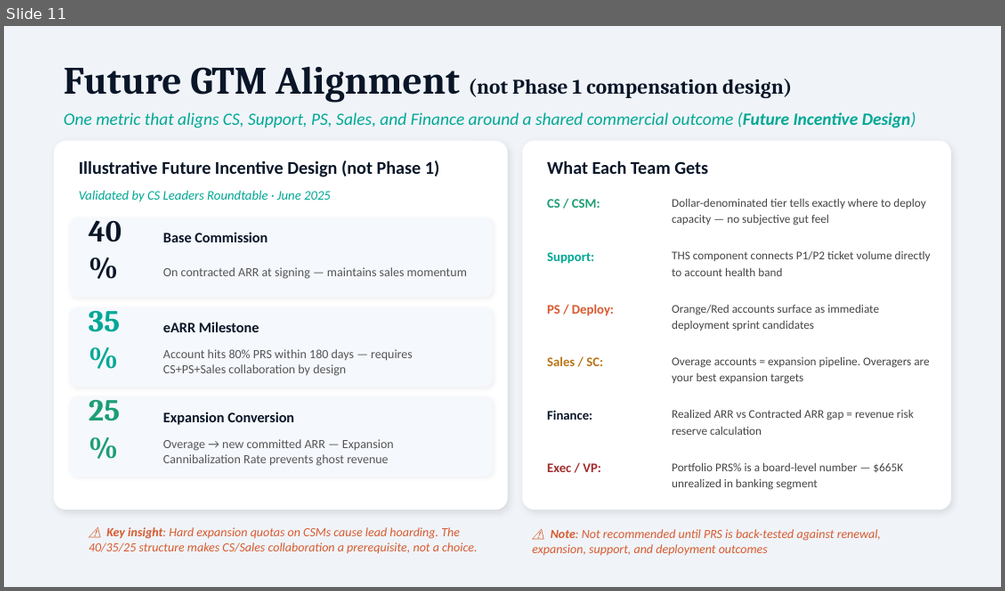
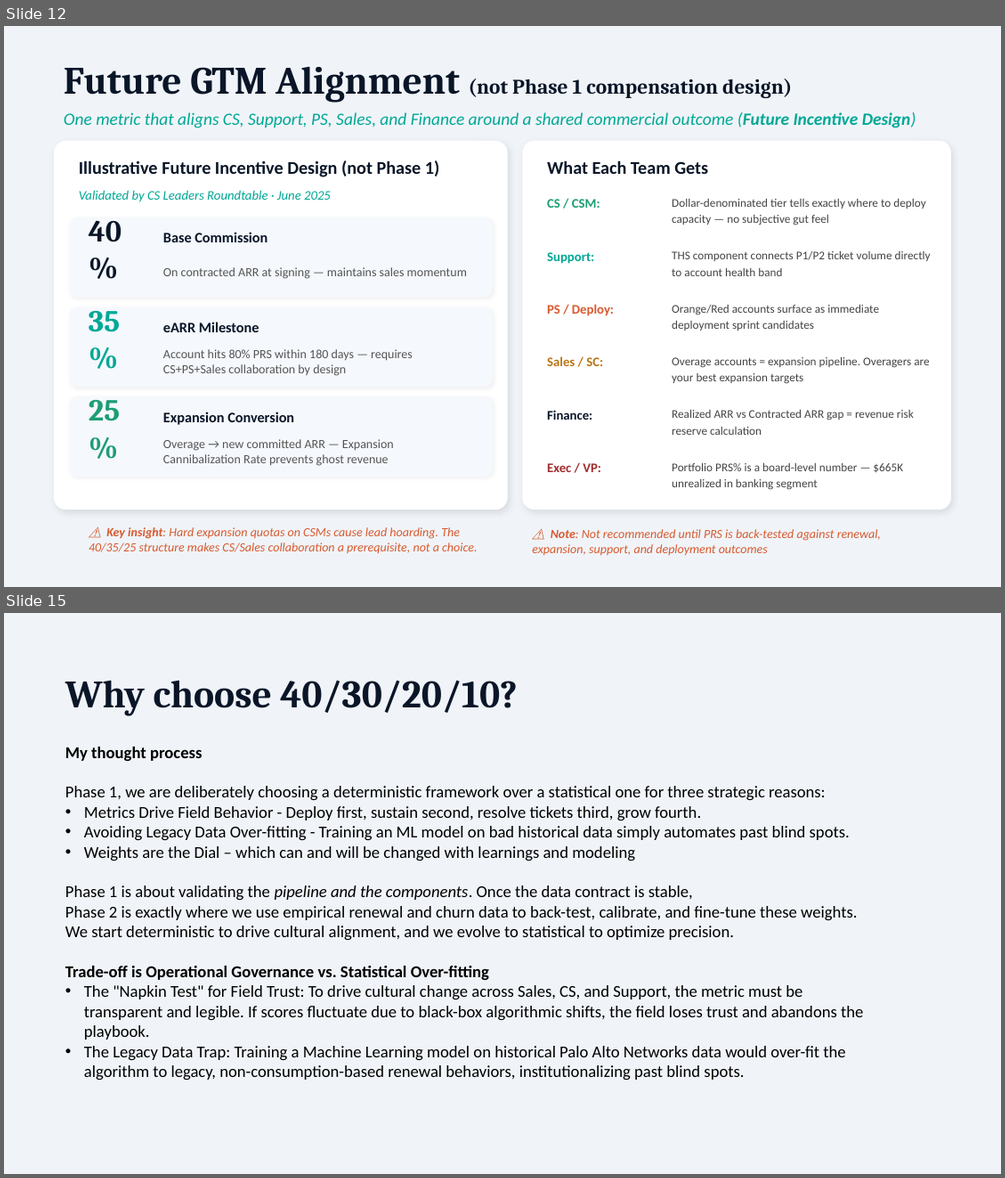
Before and after one commit to DharmeshBhagat/panw-gcs-northstar, a slide deck: presentation/PANW_GCS_RealizedARR_FinalDeck.pptx. Shown one above the other, each under a label of ours: slide 11 before the commit, slides 12 and 15 after it; the slides between them are not shown. The pictures are 1005x591 and 1005x1178 pixels, drawn with LibreOffice and Linux fonts; fonts in the diff are those of the drawing. Boxes give left, top, right and bottom in pixels: in the first picture for what was removed or moved away, otherwise in the second. Text is boxed around its words. In the diff, an @@ line names an element or a change of style, - is before the commit and + after.

```diff
--- a/presentation/PANW_GCS_RealizedARR_FinalDeck.pptx
+++ b/presentation/PANW_GCS_RealizedARR_FinalDeck.pptx
@@ slide 15 added at box(4, 613, 1001, 1174), background #F0F4F8 @@
@@ text added at box(65, 680, 517, 716), 28 pt, text #0A1628, bold @@
+Why choose 40/30/20/10?
@@ text added at box(65, 747, 863, 1079), 12 pt, text #000000 @@
+My thought process
+Phase 1, we are deliberately choosing a deterministic framework over a statistical one for three strategic reasons:
+• Metrics Drive Field Behavior - Deploy first, sustain second, resolve tickets third, grow fourth.
+• Avoiding Legacy Data Over-fitting - Training an ML model on bad historical data simply automates past blind spots.
+• Weights are the Dial – which can and will be changed with learnings and modeling
+Phase 1 is about validating the pipeline and the components. Once the data contract is stable,
+Phase 2 is exactly where we use empirical renewal and churn data to back-test, calibrate, and fine-tune these weights. We start deterministic to drive cultural alignment, and we evolve to statistical to optimize precision.
+Trade-off is Operational Governance vs. Statistical Over-fitting
+• The "Napkin Test" for Field Trust: To drive cultural change across Sales, CS, and Support, the metric must be transparent and legible. If scores fluctuate due to black-box algorithmic shifts, the field loses trust and abandons the playbook.
+• The Legacy Data Trap: Training a Machine Learning model on historical Palo Alto Networks data would over-fit the algorithm to legacy, non-consumption-based renewal behaviors, institutionalizing past blind spots.
@@ what was slide 11 is now slide 12 @@
```
Also in this commit, not shown: 6 slides changed, 3 other slides added.
